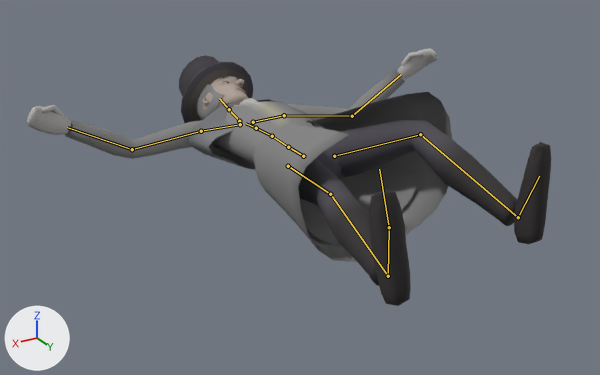
An edit to the glTF model assets/models/characters/noble_man.glb, drawn before and after from the same camera.
The view is the same before and after, from a 50 mm lens placed at (1.449, 2.059, 1.189), pointed at (0.061, -0.255, 0.032). Lighting does not change. The marker at lower left points along +X, +Y and +Z. The first picture is the older version. Both versions are drawn at frame 31 of the action 'die'; the numbers are the values there. The bones that change, and the others that lie on the model, are drawn over the model as lines.

In view in the first picture: 'G_cape', 'G_hat_bowler', 'G_hat_top', 'G_longcoat', 'G_tails', 'Noble_man'.
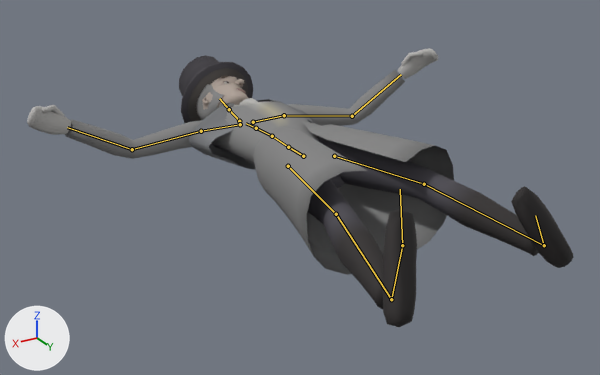
What the commit changed:
Bone 'RightUpperLeg' (bone_rightupperleg) turns from (8, 1, -12) to (-1, -15, -10) degrees about its own x, y and z.
Bone 'RightLowerLeg' (bone_rightlowerleg) turns from (-12, 0, 0) to (-4, 0, 0) degrees about its own x, y and z.
Bone 'RightFoot' (bone_rightfoot) turns from (25, 1, 1) to (38, 1, 1) degrees about its own x, y and z.
Bone 'LeftUpperLeg' (bone_leftupperleg) turns from (24, -4, 8) to (3, 35, 10) degrees about its own x, y and z.
Bone 'LeftLowerLeg' (bone_leftlowerleg) turns from (-40, 0, 0) to (-14, 0, 0) degrees about its own x, y and z.
Bone 'LeftFoot' (bone_leftfoot) turns from (25, -1, -1) to (34, -1, -1) degrees about its own x, y and z.

What differs and where, as boxes (x1, y1, x2, y2) in the pictures (600 x 375 px):
'Noble_man', posed (8% taller)
    before: (27, 48, 551, 306)
    after: (27, 48, 574, 327)
'G_longcoat', posed (10% shorter)
    before: (253, 92, 452, 262)
    after: (253, 122, 454, 275)
'G_tails', posed
    before: (300, 169, 419, 244)
    after: (306, 184, 418, 251)
bone 'RightUpperLeg', root to tip
    before: (288, 166) to (330, 194)
    after: (288, 166) to (336, 214)
bone 'RightLowerLeg', root to tip
    before: (330, 194) to (388, 276)
    after: (336, 214) to (391, 299)
bone 'RightFoot', root to tip
    before: (388, 276) to (389, 227)
    after: (391, 299) to (402, 245)
bone 'LeftUpperLeg', root to tip
    before: (334, 156) to (420, 134)
    after: (334, 156) to (424, 184)
bone 'LeftLowerLeg', root to tip
    before: (420, 134) to (518, 217)
    after: (424, 184) to (544, 245)
bone 'LeftFoot', root to tip
    before: (518, 217) to (539, 176)
    after: (544, 245) to (535, 215)
